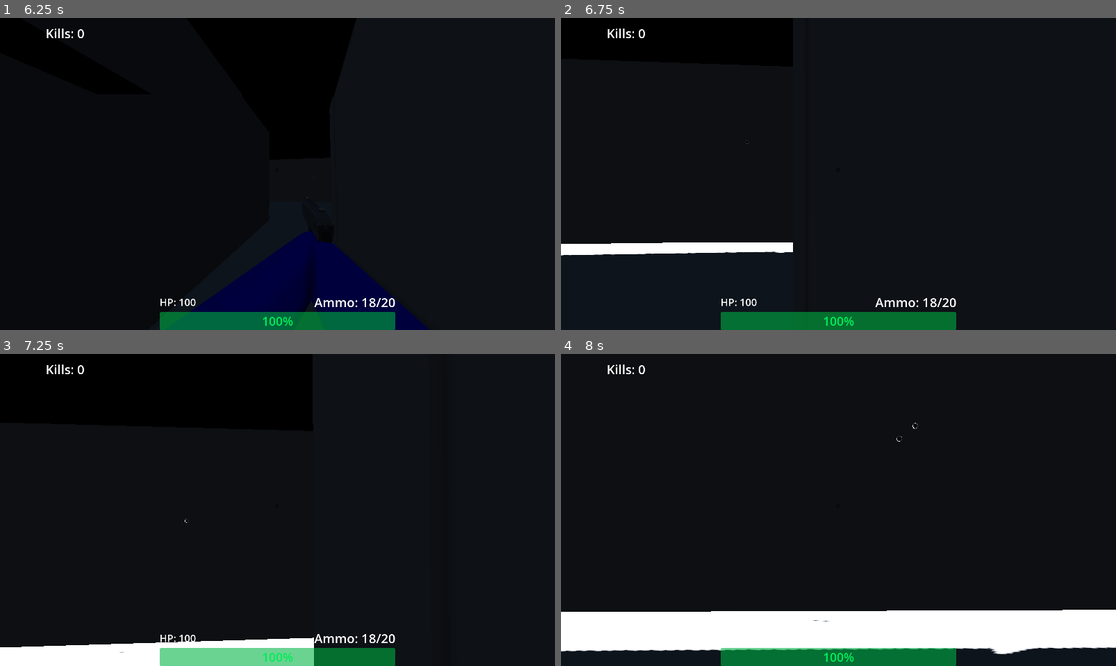
Above: before the commit, frames 1-4 (two rows, left to right).
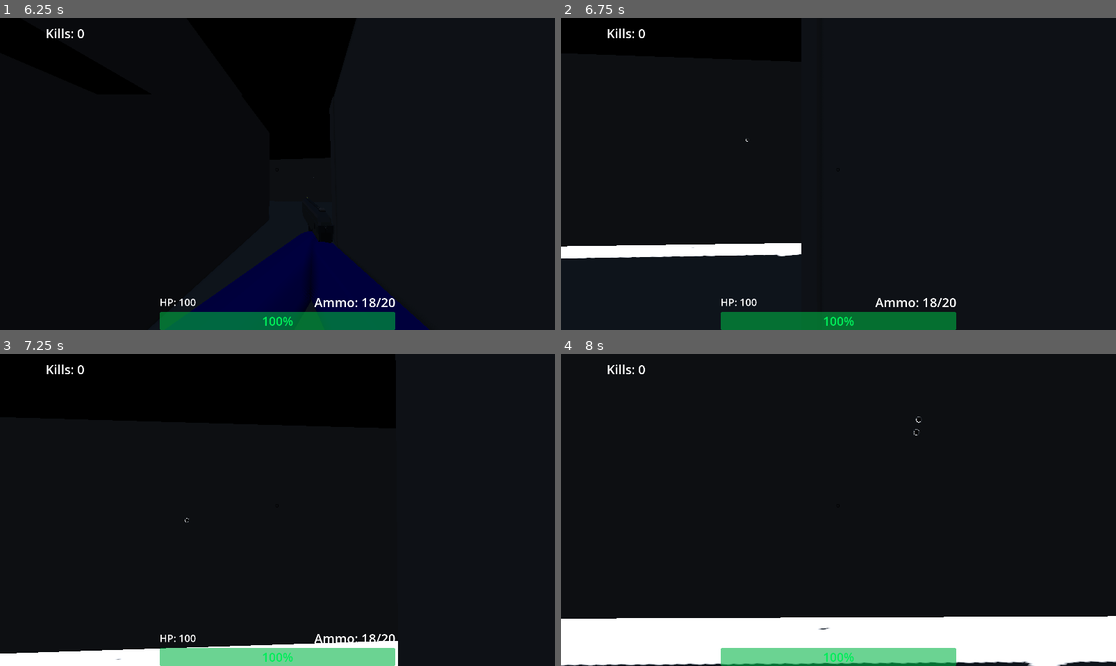
Above: after the commit, the same moments.

Repository: SaebyulH/multiplayer-game
Game: Godot game, scene res://game.tscn
The game is run twice, just before and just after one commit, with the same random seed, the same clock (stepped at 60 frames per second) and the same inputs. This scene is started directly instead of the project's main scene. A sky picture missing from this copy of the repository is replaced by a grey-blue gradient.
Inputs (mouse positions are in pixels of both pictures, inside the frame that each line leads up to):
- Up to frame 1 (6.25 s): move the mouse to (305, 174) at 0.52 s; hold Right mouse button (ads) 0.53-1.28 s; hold W (forward) 0.53-5.78 s; tap Space (jump) at 0.77, 1.52, 3.02, 3.77, 4.52, 6.02 s; move the mouse to (249, 174) at 1.27 s; click (249, 174) at 1.35 s; move the mouse to (288, 167) at 2.02 s; hold Mouse wheel down (weapon_next) 2.03-2.78 s; move the mouse to (271, 180) at 2.77 s; tap Mouse wheel up (weapon_prev) at 2.85, 5.85 s; move the mouse to (316, 177) at 3.52 s; hold Right mouse button (ads) 3.53-4.28 s; move the mouse to (233, 170) at 4.27 s; click (233, 170) at 4.35 s; move the mouse to (283, 174) at 5.02 s; hold Mouse wheel down (weapon_next) 5.03-5.78 s; move the mouse to (255, 167) at 5.77 s; hold D (right) from 5.78 s (still down)
- Up to frame 2 (6.75 s): move the mouse to (866, 174) at 6.52 s; release D (right) at 6.53 s; hold W (forward) from 6.53 s (still down); hold Right mouse button (ads) from 6.53 s (still down)
- Up to frame 3 (7.25 s): keep holding W (forward); keep holding Right mouse button (ads); tap Space (jump) at 6.77 s
- Up to frame 4 (8 s): keep holding W (forward); move the mouse to (810, 510) at 7.27 s; release Right mouse button (ads) at 7.28 s; click (810, 510) at 7.35 s; tap Space (jump) at 7.52 s

Frame 1 is identical in both runs. In frame 2, 0.8% of the frame differs, in the area x 0-44%, y 38-78%; in frame 3, 2.2%; in frame 4, 6.8%, in the area x 0-100%, y 20-100%.

Commit message:
Update game.tscn

Diff:
--- a/game.tscn
+++ b/game.tscn
@@ -84,9 +84,24 @@
 size = Vector3(5.8679543, 4, 61.951843)
 
 [node name="CSGBox3D50" type="CSGBox3D" parent="CSGCombiner3D" unique_id=730549189]
-transform = Transform3D(1, 0, 0, 0, 1, 0, 0, 0, 1, 6.217825, -2.245615, 60.733265)
-operation = 2
-size = Vector3(5.8679543, 4, 2.6077576)
+transform = Transform3D(1, 0, 0, 0, 1, 0, 0, 0, 1, 6.217825, -2.245615, 61.26736)
+operation = 2
+size = Vector3(5.8679543, 4, 3.675949)
+
+[node name="CSGBox3D54" type="CSGBox3D" parent="CSGCombiner3D" unique_id=34944310]
+transform = Transform3D(0.9999994, -0.0008896109, 0.000645726, 0.00089027494, 0.99999905, -0.0010472286, -0.00064481026, 0.0010477927, 0.9999993, 24.399742, 5.6822195, 61.632637)
+operation = 2
+size = Vector3(3.2440665, 4, 2.9453964)
+
+[node name="CSGBox3D53" type="CSGBox3D" parent="CSGCombiner3D" unique_id=224600287]
+transform = Transform3D(0.8660254, -0.5, 0, 0.5, 0.8660254, 0, 0, 0, 1, 15.770421, 1.9310784, 62.4076)
+operation = 2
+size = Vector3(17.885271, 4, 1.3954697)
+
+[node name="CSGBox3D55" type="CSGBox3D" parent="CSGCombiner3D" unique_id=1024067287]
+transform = Transform3D(-0.86602545, -0.49999997, 0, 0.49999997, -0.86602545, 0, 0, 0, 1, 16.357107, 9.425726, 60.971916)
+operation = 2
+size = Vector3(16.75101, 4, 1.3954697)
 
 [node name="CSGBox3D34" type="CSGBox3D" parent="CSGCombiner3D" unique_id=1454340569]
 transform = Transform3D(1, 0, 0, 0, 1, 0, 0, 0, 1, 4.758545, -2.4950047, 26.447449)
@@ -257,7 +272,7 @@
 size = Vector3(0.6152402, 8.05127, 15.103607)
 
 [node name="CSGBox3D49" type="CSGBox3D" parent="CSGCombiner3D" unique_id=2109499801]
-transform = Transform3D(1, 0, 0, 0, 1, 0, 0, 0, 1, 5.607666, 13.095605, 60.738792)
+transform = Transform3D(1, 0, 0, 0, 1, 0, 0, 0, 1, 5.607666, 13.095605, 58.787025)
 operation = 2
 size = Vector3(36.215332, 4.1551514, 2.1019287)
 
